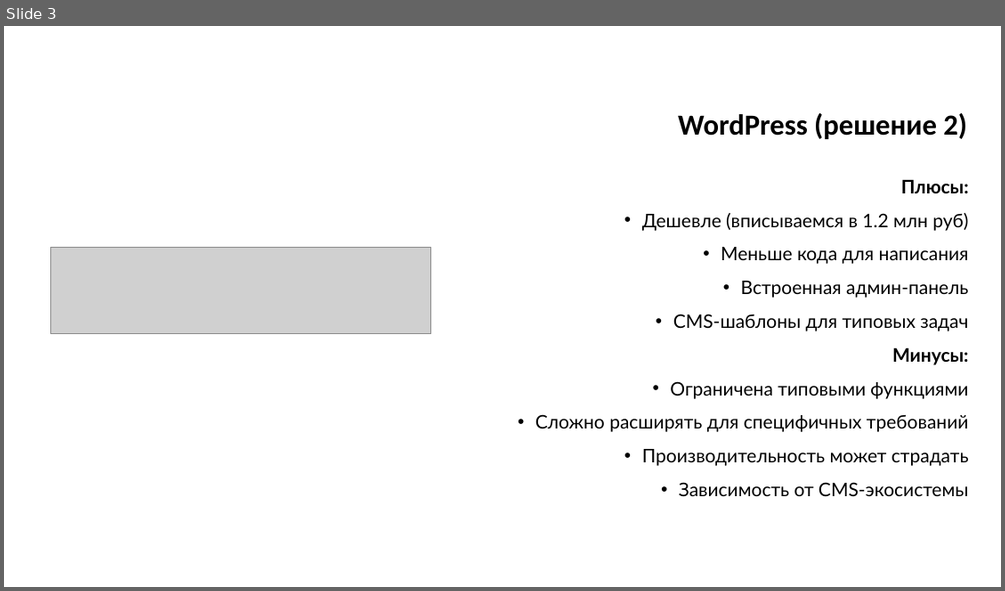
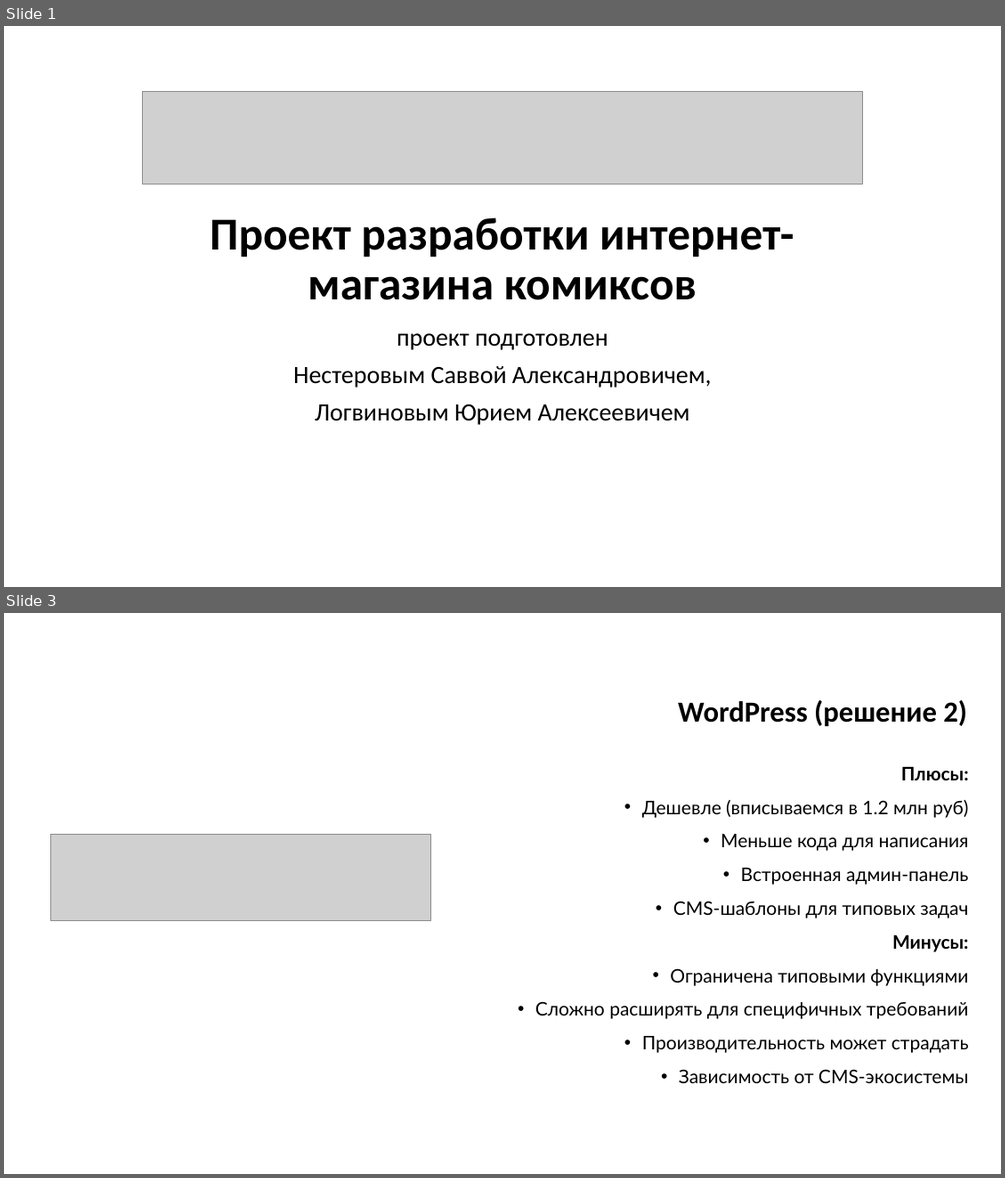
Before and after one commit to LYuree/UiTP, a slide deck: УиТП презентация.pptx. Shown one above the other, each under a label of ours: slide 3 before the commit, slides 1 and 3 after it; the slides between them are not shown. The pictures are 1005x591 and 1005x1178 pixels, drawn with LibreOffice and Linux fonts; fonts in the diff are those of the drawing; grey boxes stand for pictures. Boxes give left, top, right and bottom in pixels: in the first picture for what was removed or moved away, otherwise in the second. Text is boxed around its words. In the diff, an @@ line names an element or a change of style, - is before the commit and + after.

```diff
--- a/УиТП презентация.pptx
+++ b/УиТП презентация.pptx
@@ slide 1 added at (x1=4, y1=26, x2=1001, y2=587), background #FFFFFF @@
@@ picture added at (x1=142, y1=91, x2=862, y2=184) @@
@@ title added at (x1=210, y1=217, x2=793, y2=300), 44 pt, text #000000, bold @@
+Проект разработки интернет-магазина комиксов
@@ subtitle added at (x1=293, y1=333, x2=712, y2=425), 24 pt, text #000000 @@
+проект подготовлен
+Нестеровым Саввой Александровичем,
+Логвиновым Юрием Алексеевичем
```
Also in this commit, not shown: 4 slides changed, 2 other slides added, 7 slides removed, 1 other file.
